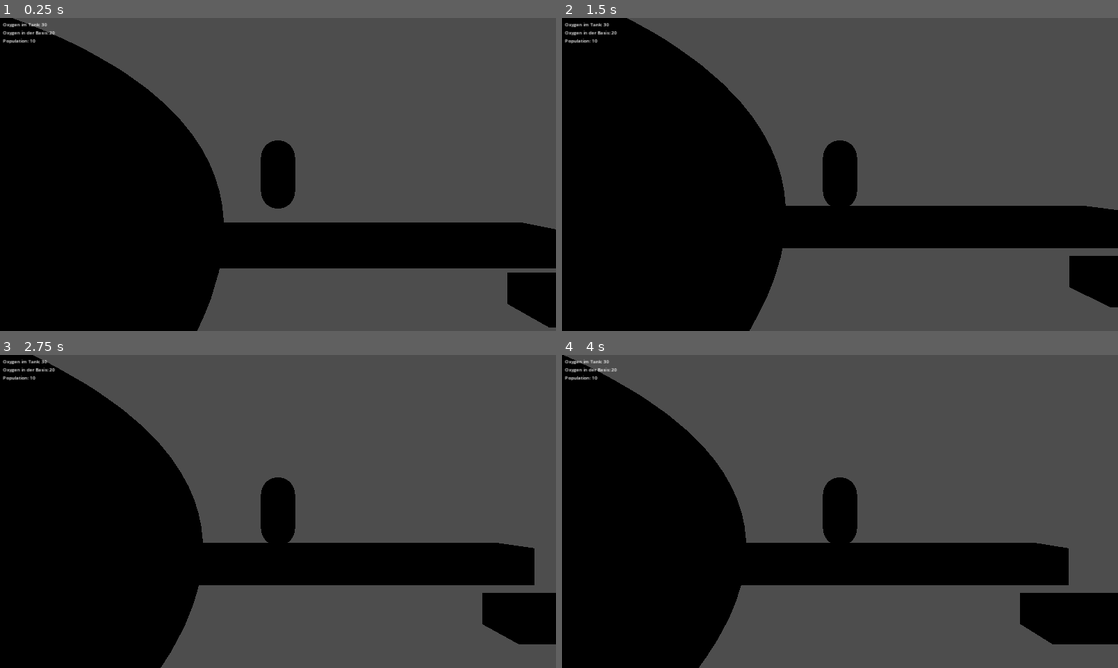
Above: before the commit, frames 1-4 (two rows, left to right).
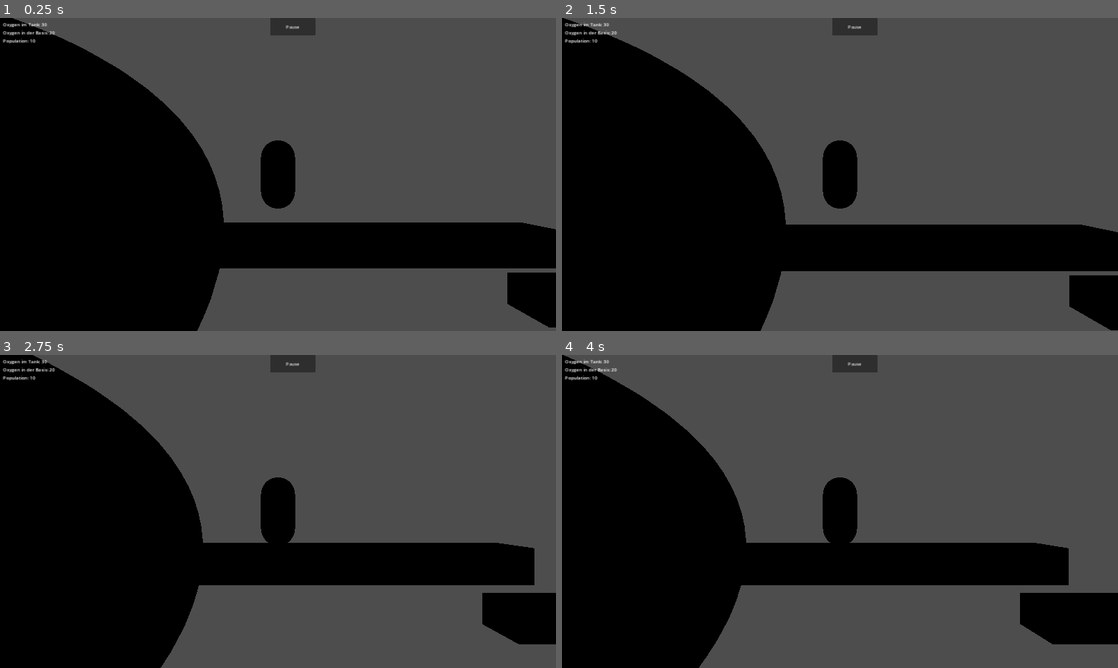
Above: after the commit, the same moments.

Repository: bastifpv/GGJ25
Game: Godot game, scene res://scenes/startsceneWithUI.tscn
Same seed, same stepped clock (60 frames per second), same inputs: the game is played once before the commit and once after it. This scene is started directly instead of the project's main scene.
Inputs (mouse positions are in pixels of both pictures, inside the frame that each line leads up to):
- Up to frame 1 (0.25 s): no input
- Up to frame 2 (1.5 s): click (856, 27) at 0.5 s, where only the run after the commit has a clickable "Pause"; click (840, 187) at 1.25 s, where only the run after the commit has a clickable "Restart"
- Up to frame 3 (2.75 s): hold D (right) from 2.03 s (still down)
- Up to frame 4 (4 s): release D (right) at 2.78 s; hold S (down) 2.78-3.53 s; hold D (right) from 3.53 s (still down)

The runs differ from the first frame. In frame 1, 0.4% of the frame differs, in the area x 48-57%, y 0-6%; in frame 2, 11%, in the area x 0-100%, y 0-100%; in frame 3, 0.4%; in frame 4, 0.4%.

Commit message:
pause menu

Diff:
--- /dev/null
+++ b/scenes/gamePause.tscn
@@ -0,0 +1,55 @@
+[gd_scene load_steps=2 format=3 uid="uid://d0qpj6ojdbngd"]
+
+[ext_resource type="Script" path="res://scenes/pauseController.gd" id="1_81tvd"]
+
+[node name="Pause" type="Control"]
+layout_mode = 3
+anchors_preset = 15
+anchor_right = 1.0
+anchor_bottom = 1.0
+grow_horizontal = 2
+grow_vertical = 2
+script = ExtResource("1_81tvd")
+
+[node name="Panel" type="Panel" parent="."]
+layout_mode = 1
+anchors_preset = 15
+anchor_right = 1.0
+anchor_bottom = 1.0
+grow_horizontal = 2
+grow_vertical = 2
+
+[node name="VBoxContainer" type="VBoxContainer" parent="Panel"]
+layout_mode = 1
+anchors_preset = 8
+anchor_left = 0.5
+anchor_top = 0.5
+anchor_right = 0.5
+anchor_bottom = 0.5
+offset_left = -75.0
+offset_top = -53.5
+offset_right = 75.0
+offset_bottom = 53.5
+grow_horizontal = 2
+grow_vertical = 2
+
+[node name="Label" type="Label" parent="Panel/VBoxContainer"]
+layout_mode = 2
+theme_override_font_sizes/font_size = 52
+text = "Pause"
+
+[node name="Quit" type="Button" parent="Panel/VBoxContainer"]
+layout_mode = 2
+text = "Quit"
+
+[node name="Restart" type="Button" parent="Panel/VBoxContainer"]
+layout_mode = 2
+text = "Restart"
+
+[node name="Back" type="Button" parent="Panel/VBoxContainer"]
+layout_mode = 2
+text = "Back"
+
+[connection signal="pressed" from="Panel/VBoxContainer/Quit" to="." method="_on_quit_pressed"]
+[connection signal="pressed" from="Panel/VBoxContainer/Restart" to="." method="_on_restart_pressed"]
+[connection signal="pressed" from="Panel/VBoxContainer/Back" to="." method="_on_back_pressed"]
--- /dev/null
+++ b/scenes/pauseController.gd
@@ -0,0 +1,23 @@
+extends Control
+
+signal end_pause
+# Called when the node enters the scene tree for the first time.
+func _ready() -> void:
+	pass # Replace with function body.
+
+
+# Called every frame. 'delta' is the elapsed time since the previous frame.
+func _process(delta: float) -> void:
+	pass
+
+func _on_restart_pressed() -> void:
+	print("Restart")
+	get_tree().reload_current_scene()
+
+func _on_back_pressed() -> void:
+	print("Back")
+	end_pause.emit()
+
+func _on_quit_pressed() -> void:
+	print("Quit")
+	get_tree().quit()
--- a/scenes/startsceneWithUI.tscn
+++ b/scenes/startsceneWithUI.tscn
@@ -1,9 +1,10 @@
-[gd_scene load_steps=17 format=3 uid="uid://bimgpi15wkcc1"]
+[gd_scene load_steps=18 format=3 uid="uid://bimgpi15wkcc1"]
 
 [ext_resource type="Script" path="res://scripts/player.gd" id="1_bv1jn"]
 [ext_resource type="Material" uid="uid://cefhows7qtmxt" path="res://materials/player.tres" id="2_72nfq"]
 [ext_resource type="Material" uid="uid://c1ypdgsbcltgh" path="res://materials/bottom.tres" id="3_1s1bm"]
 [ext_resource type="Script" path="res://scripts/uicontroller.gd" id="4_y1q0b"]
+[ext_resource type="PackedScene" uid="uid://d0qpj6ojdbngd" path="res://scenes/gamePause.tscn" id="5_pcuml"]
 
 [sub_resource type="CapsuleShape3D" id="CapsuleShape3D_vv0bg"]
 
@@ -167,3 +168,21 @@
 [node name="PopulationVal" type="Label" parent="Control/MarginContainer/VBoxContainer/Population"]
 layout_mode = 2
 text = "0"
+
+[node name="Pause" parent="Control" instance=ExtResource("5_pcuml")]
+visible = false
+layout_mode = 1
+
+[node name="PauseBtn" type="Button" parent="Control"]
+layout_mode = 1
+anchors_preset = 5
+anchor_left = 0.5
+anchor_right = 0.5
+offset_left = -27.0
+offset_right = 129.0
+offset_bottom = 60.0
+grow_horizontal = 2
+text = "Pause"
+
+[connection signal="end_pause" from="Control/Pause" to="Control" method="_on_pause_end_pause"]
+[connection signal="pressed" from="Control/PauseBtn" to="Control" method="_on_pause_btn_pressed"]
--- a/scripts/uicontroller.gd
+++ b/scripts/uicontroller.gd
@@ -3,6 +3,9 @@
 @onready var oxygenTank = $MarginContainer/VBoxContainer/OxygenTank/OxygenTankVal
 @onready var oxygenBase = $MarginContainer/VBoxContainer/OxygenBase/OxygenBaseVal
 @onready var population = $MarginContainer/VBoxContainer/Population/PopulationVal
+@onready var gamePause = $Pause
+@onready var pauseBtn = $PauseBtn
+
 # Called when the node enters the scene tree for the first time.
 func _ready() -> void:
 	###init set
@@ -26,3 +29,16 @@
 
 func setOxygenTank(val):
 	oxygenTank.set_text(str(val))
+
+
+func _on_pause_btn_pressed() -> void:
+	print("pause")
+	gamePause.visible = true
+	pauseBtn.visible = false
+
+
+
+func _on_pause_end_pause() -> void:
+	print("endPause")
+	gamePause.visible = false
+	pauseBtn.visible = true
